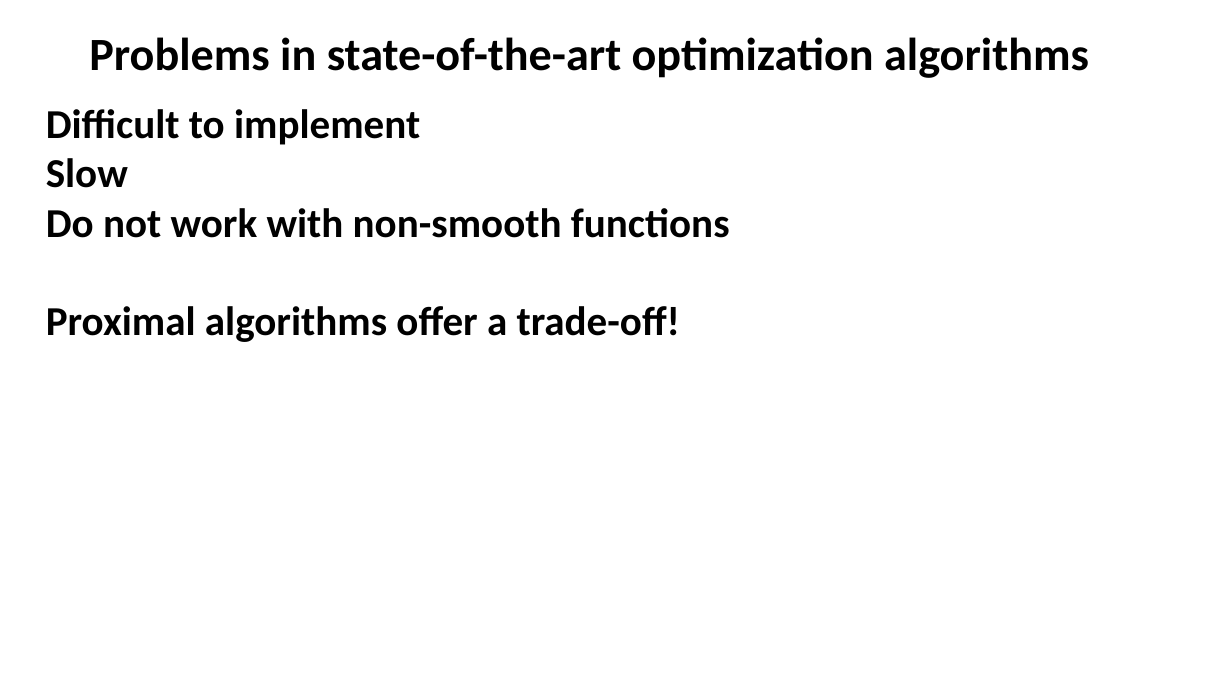
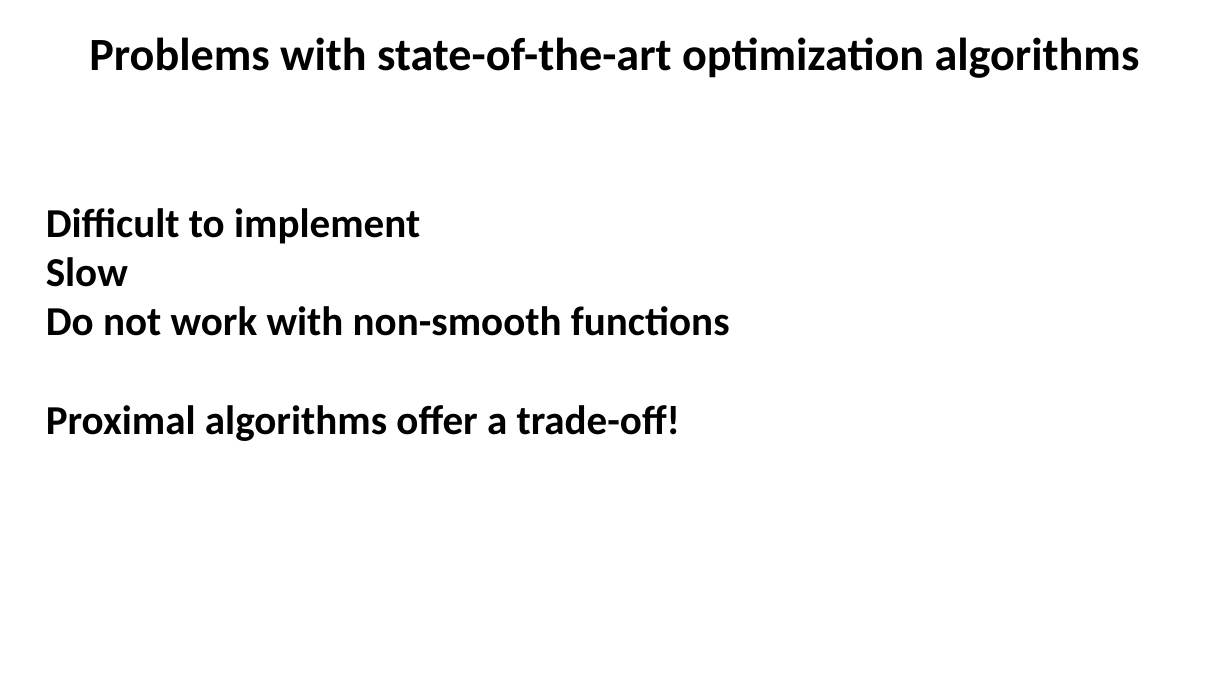
Before and after one commit to nadiakap/PythonForML, a slide deck: slide 4 of PythonML_2023_ProximalAlg.pptx (slide 3 before the commit). Drawn at 1232x693 pixels with LibreOffice and Linux fonts; fonts in the diff are those of the drawing. Boxes give left, top, right and bottom in pixels: in the first picture for what was removed or moved away, otherwise in the second. Text is boxed around its words. In the diff, an @@ line names an element or a change of style, - is before the commit and + after.

Commit message:
proximal operator
proximal operator as building block to construct proximal algorithms

```diff
--- a/PythonML_2023_ProximalAlg.pptx
+++ b/PythonML_2023_ProximalAlg.pptx
@@ text at box(89, 37, 1140, 78): text changed @@
-Problems in state-of-the-art optimization algorithms
+Problems with state-of-the-art optimization algorithms
@@ text "Difficult to implement": place and size @@
-text "Difficult to implement" at box(46, 109, 730, 342)
+text "Difficult to implement" at box(46, 208, 730, 441)
```
Also in this commit, not shown: 2 other slides changed, 2 slides added.
